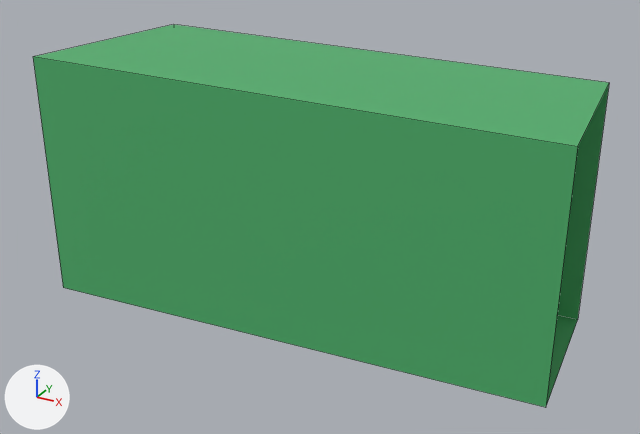
An edit to the FBX model RMIT_CPS/Assets/3D_Assets/Museum/Museum_Path_2.fbx, drawn before and after from the same camera.
The view is the same before and after, from a 50 mm lens placed at (-16.95, -16.67, 28.13), pointed at (-24.87, -2.27, 20.93). Every picture has the same lights, and +X, +Y and +Z are marked at lower left. Mesh edges are drawn as thin lines. Where no turn or scale is listed for an object, it has been applied to the vertices.

Objects in the first picture: 'Pathway_2'.
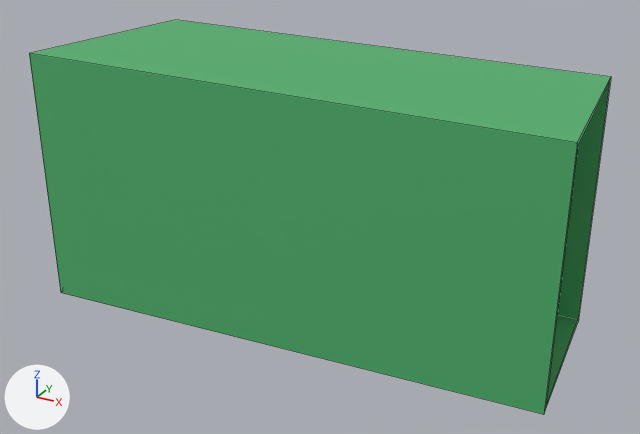
Boxes [x1, y1, x2, y2] around the edits, measured in the pictures (640 x 434 px):
'Pathway_2', reshaped: before [33, 24, 609, 407]; after [29, 20, 611, 414]
part 1 of me_pathway_2_mesh, added (green): after [29, 20, 611, 414]

Diff of the bpy script that builds the scene:
```diff
--- a/RMIT_CPS/Assets/3D_Assets/Museum/Museum_Path_2.fbx.py
+++ b/RMIT_CPS/Assets/3D_Assets/Museum/Museum_Path_2.fbx.py
@@ me_pathway_2_mesh @@
 # used by ob_pathway_2; location = (-24.92, -2.1, 21.39)
-me_pathway_2_mesh.from_pydata(...)  # 8 vertices, 4 faces; spans x -5.36..5.31, y -2.09..2.1, z -2.64..2.6
+me_pathway_2_mesh.from_pydata(...)  # 16 vertices, 16 faces; spans x -5.36..5.31, y -2.19..2.19, z -2.73..2.69
+# me_pathway_2_mesh part 1
+# 8 vertices are added at x -5.36..5.31, y -2.19..2.19, z -2.73..2.69
+# 12 new faces join them
 me_pathway_2_mesh.materials.append(mat_mat_museum_wall)
```
